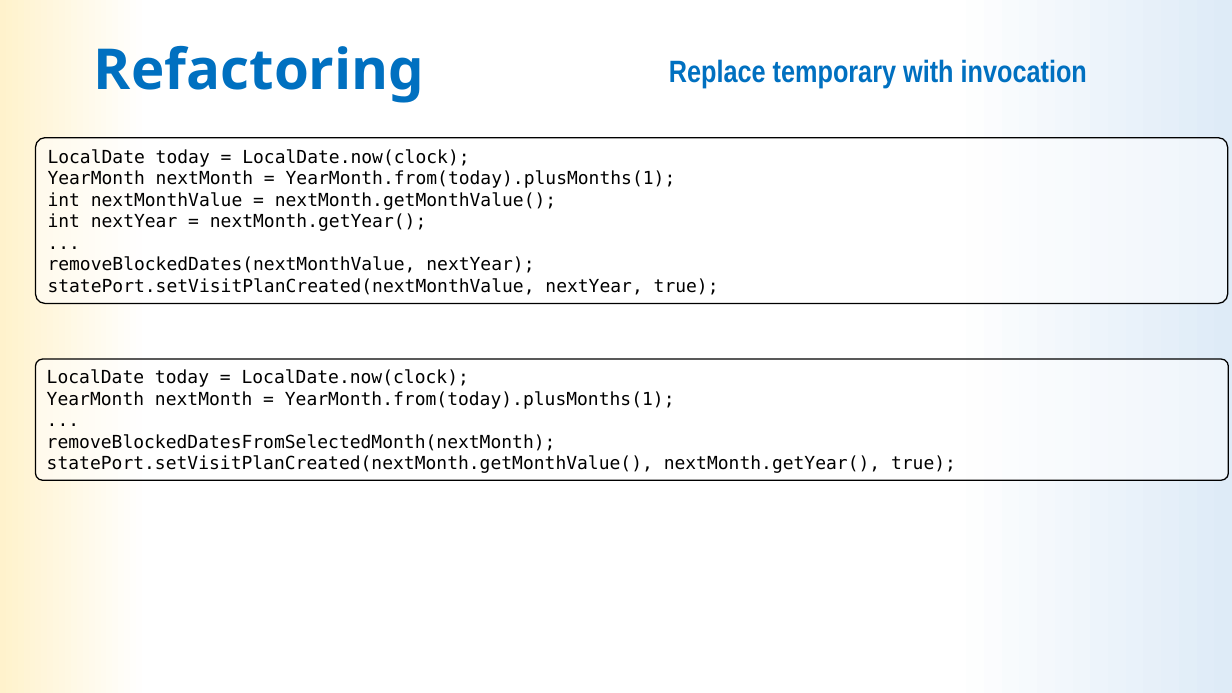
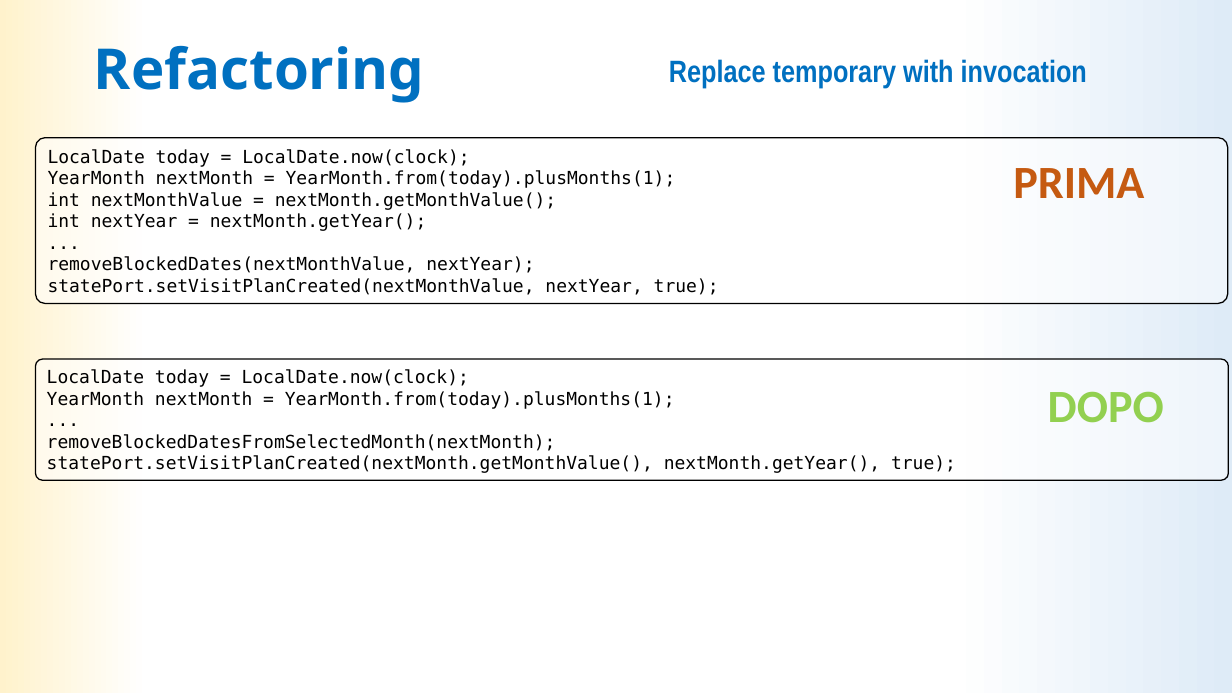
Before and after one commit to LDolzanelli/progettoIngegneria, a slide deck: slide 22 of doc/Presentazione/Presentazione_ingsw_parteB.pptx (slide 19 before the commit). Drawn at 1232x693 pixels with LibreOffice and Linux fonts; fonts in the diff are those of the drawing. Boxes give left, top, right and bottom in pixels: in the first picture for what was removed or moved away, otherwise in the second. Text is boxed around its words. In the diff, an @@ line names an element or a change of style, - is before the commit and + after.

```diff
--- a/doc/Presentazione/Presentazione_ingsw_parteB.pptx
+++ b/doc/Presentazione/Presentazione_ingsw_parteB.pptx
@@ text added at [1013, 168, 1144, 198], 36 pt, text #C55A11, bold @@
+PRIMA
@@ text added at [1048, 391, 1164, 423], 36 pt, text #92D050, bold @@
+DOPO
```
Also in this commit, not shown: 3 other slides changed, 4 slides added, 1 slide removed, 15 other files.
